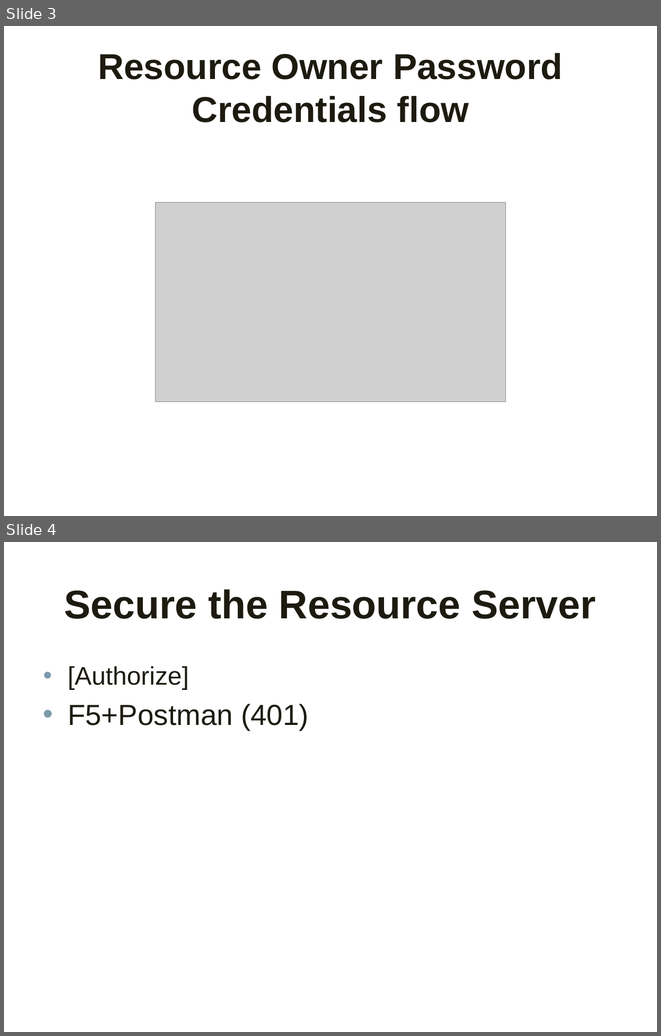
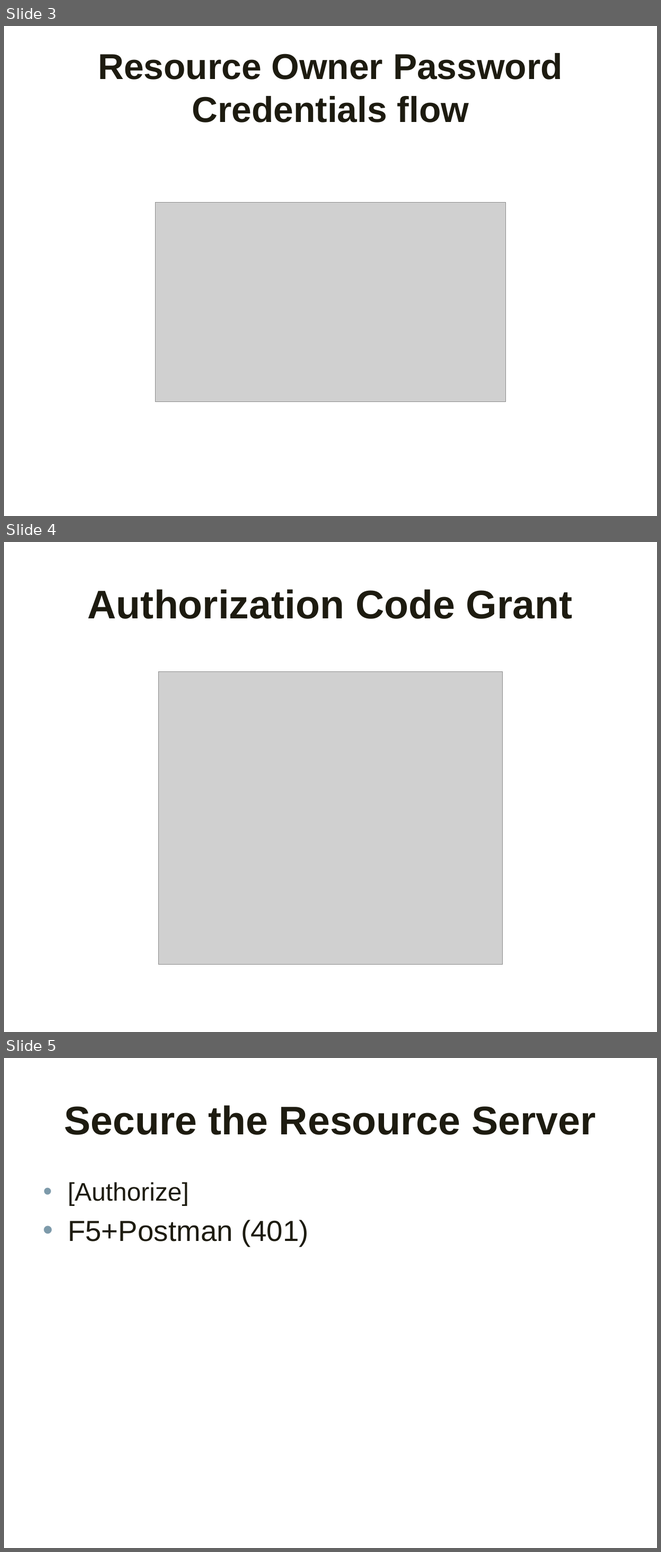
Before and after one commit to altenstedt/OpKoKo.15.2.WebApi, a slide deck: Security.pptx. Shown one above the other, each under a label of ours: slides 3 and 4 before the commit, slides 3, 4 and 5 after it. The pictures are 661x1036 and 661x1552 pixels, drawn with LibreOffice and Linux fonts; fonts in the diff are those of the drawing; grey boxes stand for pictures; background and template pictures are left out. Boxes give left, top, right and bottom in pixels: in the first picture for what was removed or moved away, otherwise in the second. Text is boxed around its words. In the diff, an @@ line names an element or a change of style, - is before the commit and + after.

```diff
--- a/Security.pptx
+++ b/Security.pptx
@@ slide 4 added at [4,542,657,1032], background picture (left out) @@
@@ title added at [88,589,573,619], 44 pt, text #1D1B10, bold @@
+Authorization Code Grant
@@ picture added at [158,671,502,964] @@
@@ what was slide 4 is now slide 5 @@
```
Also in this commit, not shown: 1 slide changed, 1 other file.
